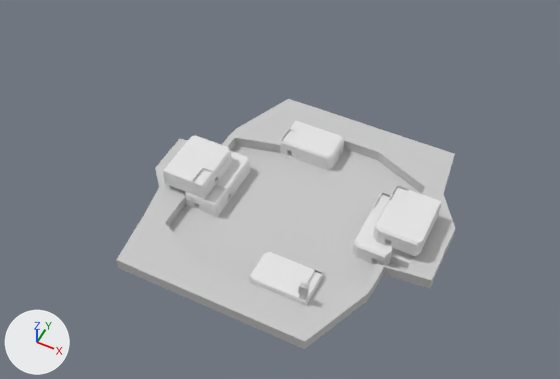
One commit to the FBX model Assets/Meshes/Scenery/Joe Test Scene/Meh.FBX: the scene before it, then after it.
Before and after are seen from a 50 mm lens placed at (80.7, -174.8, 227.9), pointed at (-4.5, -4.4, 14.9). The lights are fixed; the arrows at lower left show +X, +Y and +Z. Where no turn or scale is listed for an object, it has been applied to the vertices. Vertices at the same position are counted once.
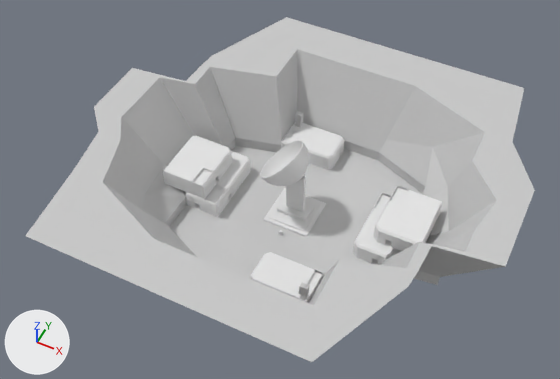
ob_group001 is not drawn itself; it is the parent of ob_box008, ob_box016.

Where the change shows, as pixel boxes (x1, y1, x2, y2) in the pictures (560 x 379 px):
'Box001', reshaped, moved (50% wider, 38% taller)
    before: (116, 99, 455, 349)
    after: (26, 17, 535, 362)
'Box014', moved
    before: (373, 186, 442, 256)
    after: (373, 186, 442, 251)
'Box017', moved
    before: (163, 135, 232, 199)
    after: (163, 136, 232, 199)
'Box008', moved
    before: (250, 252, 323, 306)
    after: (250, 252, 324, 303)
'Box016', moved
    before: (280, 121, 344, 170)
    after: (281, 122, 345, 170)
'Box013', moved
    before: (353, 193, 413, 268)
    after: (353, 193, 401, 265)
'Sphere001', added
    after: (260, 140, 309, 186)
'Box022', added
    after: (269, 192, 321, 232)
'Box024', added
    after: (286, 176, 306, 212)
'Box020', added
    after: (263, 188, 326, 237)
'Box023', added
    after: (277, 196, 314, 222)
'Box019', added
    after: (294, 111, 303, 127)
part 1 of me_mesh_001, built on
    before: (117, 99, 455, 341)
    after: (26, 17, 535, 362)

What changed in the scene script:
```text
Change me_mesh_001:
    used by ob_box001; location = (-0.1, 52.4, -0.3)
    remove me_mesh_001.from_pydata(...)  # 102 vertices, 98 faces; spans x -57.8..57.9, y -104.8..0.0, z 0.0..4.9
    add me_mesh_001.from_pydata(...)  # 168 vertices, 164 faces; spans x -79.4..79.3, y -124.3..19.5, z 0.0..31.1
    me_mesh_001 part 1
    22 faces are deleted
    6 vertices in x 37.9..57.9, y -64.8..-62.9, z 0.0..4.9 move by (1.8, 2.5, 0.0)
    4 vertices move from x 40.9..48.4, y -64.8..-55.5, z 0.0..4.9 to x 42.6..50.4, y -62.3..-55.5, z 0.0..4.9
    66 vertices are added at x -79.4..79.3, y -124.3..19.5, z 9.5..31.1
    88 new faces join them
Add me_mesh_009_1:
    me_mesh_009_1.from_pydata(...)  # 202 vertices, 400 faces; spans x -7.2..9.9, y -10.0..10.0, z -9.9..7.0
Add me_mesh_1:
    me_mesh_1.from_pydata(...)  # a box spanning x -7.5..7.5, y -7.5..7.5, z 0.0..0.5
Add me_mesh_008_1:
    me_mesh_008_1.from_pydata([(-3.5, 0.0, 6.1), (-3.5, 0.0, -6.1), (3.5, 0.0, 12.9), (3.5, 0.0, -6.1), (-3.5, -1.5, 6.1), (-3.5, -1.5, -6.1), (3.5, -1.5, 12.9), (3.5, -1.5, -6.1)], [], [(0, 2, 3, 1), (4, 5, 7, 6), (0, 1, 5, 4), (1, 3, 7, 5), (3, 2, 6, 7), (2, 0, 4, 6)])
Add me_mesh_007_1:
    me_mesh_007_1.from_pydata(...)  # a box spanning x -6.08..6.08, y -3.52..3.52, z 0.0..1.54
Add me_mesh_005_1:
    me_mesh_005_1.from_pydata(...)  # a box spanning x -9.0..9.0, y -9.0..9.0, z 0.0..0.5
Change ob_box001:
    ob_box001.location: (-0.1, 52.4, -0.3) -> (0.0, 52.4, -0.3)
Change ob_group001:
    ob_group001.location: (-0.0368, 0.0249, 7.215) -> (-0.0108, 0.00095, 16.63)
Change ob_box014:
    ob_box014.location: (36.4, 12.7, 7.0) -> (36.6, 12.7, 7.0)
Change ob_box013:
    ob_box013.location: (31.0, 12.7, 0.0) -> (31.2, 12.7, 0.0)
Change ob_box017:
    ob_box017.location: (-34.8, -10.1, 7.0) -> (-34.6, -10.1, 7.0)
Change ob_box008:
    ob_box008.location: (2310.0, -2957.0, -721.5) -> (2325.0, -2955.0, -1663.0)
Change ob_box016:
    ob_box016.location: (-1922.0, 2936.0, -721.5) -> (-1907.0, 2938.0, -1663.0)
Add ob_sphere001:
    ob_sphere001 = bpy.data.objects.new('Sphere001', me_mesh_009_1)
    ob_sphere001.location = (-6.0, -0.3, 26.6)
Add ob_box022:
    ob_box022 = bpy.data.objects.new('Box022', me_mesh_1)
    ob_box022.location = (-0.1, -0.2, 0.4)
Add ob_box019:
    ob_box019 = bpy.data.objects.new('Box019', me_mesh.copy())  # the mesh of ob_box006
    ob_box019.location = (-16.6, 37.0, 7.0)
Add ob_box024:
    ob_box024 = bpy.data.objects.new('Box024', me_mesh_008_1)
    ob_box024.location = (0.0, 0.4, 8.6)
Add ob_box023:
    ob_box023 = bpy.data.objects.new('Box023', me_mesh_007_1)
    ob_box023.location = (-0.1, -0.1, 1.1)
Add ob_box020:
    ob_box020 = bpy.data.objects.new('Box020', me_mesh_005_1)
    ob_box020.location = (-0.1, -0.2, 0.0)
```
